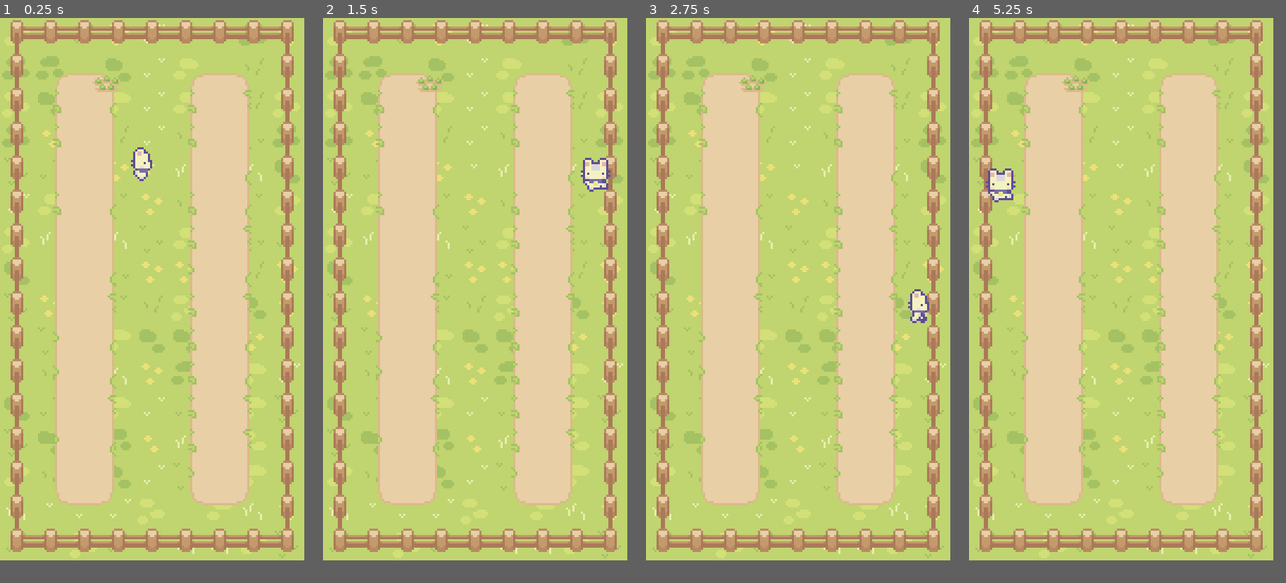
Above: before the commit, frames 1-4 (left to right).
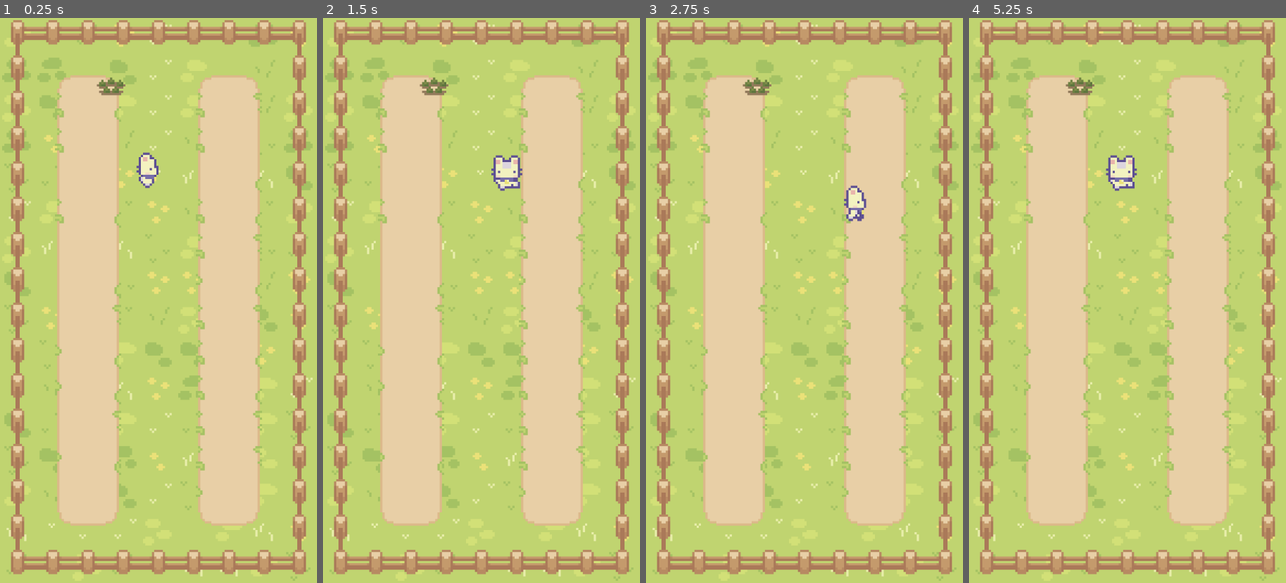
Above: after the commit, the same moments.

Repository: VGoma23/HackNC2023
Game: Godot game, scene res://farm.tscn
Same seed, same stepped clock (60 frames per second), same inputs: the game is played once before the commit and once after it.
Inputs:
- Up to frame 1 (0.25 s): no input
- Up to frame 2 (1.5 s): tap Enter (ui_accept) at 0.5, 0.77 s; hold Right (ui_right) 0.53-1.28 s; hold Down (ui_down) from 1.28 s (still down)
- Up to frame 3 (2.75 s): tap Enter (ui_accept) at 1.52 s; release Down (ui_down) at 2.03 s; hold Right (ui_right) from 2.03 s (still down)
- Up to frame 4 (5.25 s): release Right (ui_right) at 2.78 s; hold Up (ui_up) 2.78-3.53 s; tap Enter (ui_accept) at 3.02, 3.77, 4.52 s; hold Left (ui_left) 3.53-5.03 s; hold Down (ui_down) from 5.03 s (still down)
In our replay, the window is 432x768 before the commit and 450x800 after it. These sizes can differ from the game's own. Grey fills any space a smaller window leaves; there, only what the larger window draws over its background counts as a difference.

The runs differ from the first frame. In frame 1, 28% of the frame differs, in the area x 0-99%, y 0-100%; in frame 2, 29%; in frame 3, 29%; in frame 4, 29%.

Commit message:
changed aspect ratio

Diff:
--- a/src/Scripts/PlantClass.gd
+++ b/src/Scripts/PlantClass.gd
@@ -4,6 +4,7 @@
 var lastWateredDate: String
 var wateringInterval: int
 var plantName: String
+
 @export var DEV_DAY_OFFSET = 0
 
 func _init(plant_name, last_watered, watering_interval):
--- a/src/Scripts/plant.gd
+++ b/src/Scripts/plant.gd
@@ -10,7 +10,8 @@
 signal playerEnteredPlantArea(plant)
 signal playerExitedPlantArea(plant)
 
-
+func _ready():
+	initialize(Plant.new("test", Time.get_datetime_string_from_system(), 3))
 
 func initialize(plant):
 	plantData = plant
--- a/src/farm.tscn
+++ b/src/farm.tscn
@@ -5,6 +5,7 @@
 [ext_resource type="PackedScene" uid="uid://dswo3rdxngvnl" path="res://Elements/plant.tscn" id="2_vcp80"]
 
 [node name="Farm" type="Node2D"]
+scale = Vector2(4, 4)
 
 [node name="TileMap" parent="." instance=ExtResource("1_25fxa")]
 position = Vector2(112, 80)
--- /dev/null
+++ b/src/game.tscn
@@ -0,0 +1,65 @@
+[gd_scene load_steps=2 format=3 uid="uid://b5yflf6lr7d3p"]
+
+[ext_resource type="FontFile" uid="uid://b5x7qq72w6l08" path="res://Fonts/upheavtt.ttf" id="1_jr2st"]
+
+[node name="Game" type="Node2D"]
+
+[node name="Background" type="Node2D" parent="."]
+
+[node name="ColorRect" type="ColorRect" parent="Background"]
+offset_right = 576.0
+offset_bottom = 1024.0
+color = Color(0.854902, 0.94902, 0.815686, 1)
+
+[node name="UI" type="Node2D" parent="."]
+
+[node name="Title" type="Label" parent="UI"]
+offset_top = 300.0
+offset_right = 576.0
+offset_bottom = 384.0
+theme_override_colors/font_color = Color(0.298039, 0.337255, 0.172549, 1)
+theme_override_fonts/font = ExtResource("1_jr2st")
+theme_override_font_sizes/font_size = 60
+text = "Placeholder"
+horizontal_alignment = 1
+vertical_alignment = 1
+
+[node name="Menu Buttons" type="Node2D" parent="UI"]
+position = Vector2(0, 300)
+
+[node name="Start" type="Button" parent="UI/Menu Buttons"]
+offset_top = 100.0
+offset_right = 576.0
+offset_bottom = 167.0
+theme_override_colors/font_color = Color(0, 0.596078, 0, 1)
+theme_override_colors/font_hover_color = Color(0.392157, 0.47451, 0, 1)
+theme_override_fonts/font = ExtResource("1_jr2st")
+theme_override_font_sizes/font_size = 40
+text = "Start"
+flat = true
+
+[node name="Stats" type="Button" parent="UI/Menu Buttons"]
+offset_top = 160.0
+offset_right = 576.0
+offset_bottom = 227.0
+theme_override_colors/font_color = Color(0, 0.596078, 0, 1)
+theme_override_colors/font_hover_color = Color(0.392157, 0.47451, 0, 1)
+theme_override_fonts/font = ExtResource("1_jr2st")
+theme_override_font_sizes/font_size = 40
+text = "Stats
+"
+flat = true
+
+[node name="Extra button" type="Button" parent="UI/Menu Buttons"]
+offset_top = 220.0
+offset_right = 576.0
+offset_bottom = 287.0
+theme_override_colors/font_color = Color(0, 0.596078, 0, 1)
+theme_override_colors/font_pressed_color = Color(0.584314, 0.419608, 0.231373, 1)
+theme_override_colors/font_hover_color = Color(0.392157, 0.47451, 0, 1)
+theme_override_colors/font_focus_color = Color(0.584314, 0.419608, 0.231373, 1)
+theme_override_colors/font_hover_pressed_color = Color(0.584314, 0.419608, 0.231373, 1)
+theme_override_fonts/font = ExtResource("1_jr2st")
+theme_override_font_sizes/font_size = 40
+text = "TBD"
+flat = true
--- a/src/player.tscn
+++ b/src/player.tscn
@@ -371,7 +371,6 @@
 parameters/Idle/blend_position = Vector2(0.7248, -0.465939)
 parameters/Walk/blend_position = Vector2(0, 0)
 
-
 [node name="Interact Node" type="Node2D" parent="."]
 position = Vector2(0, 6)
 
--- a/src/project.godot
+++ b/src/project.godot
@@ -17,8 +17,8 @@
 
 [display]
 
-window/size/viewport_width=144
-window/size/viewport_height=256
+window/size/viewport_width=576
+window/size/viewport_height=1024
 window/size/window_width_override=576
 window/size/window_height_override=1024
 window/stretch/mode="viewport"
Binary file added: src/Fonts/upheavtt.ttf
Not shown, added: src/Fonts/upheavtt.ttf.import
Not shown: 1 places in src/player.tscn that only renumber resources
Not shown, added: .DS_Store
Not shown, added: farmapp/.DS_Store
Not shown, added: src/.DS_Store
